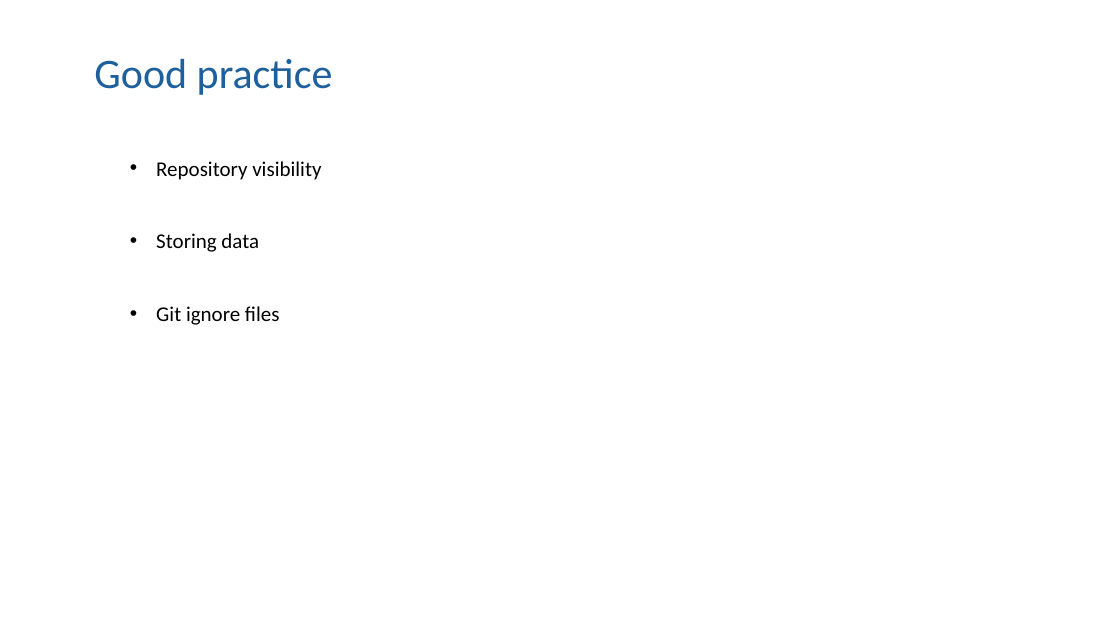
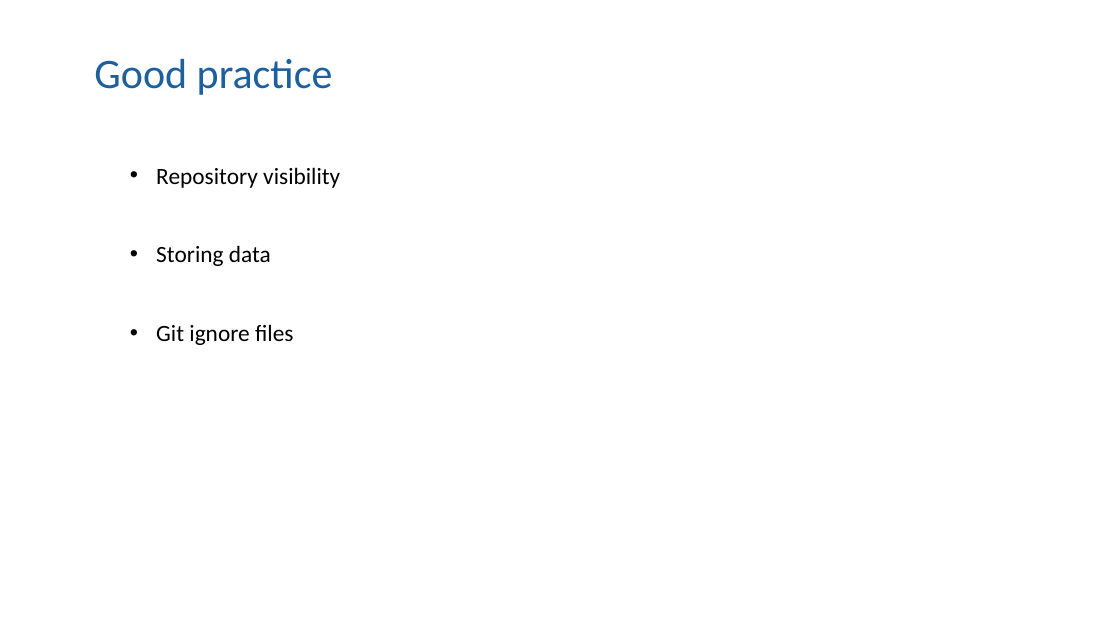
Before and after one commit to moj-analytical-services/intro_to_github_training, a slide deck: slide 36 of GitGitHub slides.pptx (slide 32 before the commit). Drawn at 1120x630 pixels with LibreOffice and Linux fonts; fonts in the diff are those of the drawing. Boxes give left, top, right and bottom in pixels: in the first picture for what was removed or moved away, otherwise in the second. Text is boxed around its words. In the diff, an @@ line names an element or a change of style, - is before the commit and + after.

```diff
--- a/GitGitHub slides.pptx
+++ b/GitGitHub slides.pptx
@@ text "Repository visibility" at [156,167,340,345]: size 18 to 20 pt @@
```
Also in this commit, not shown: 4 other slides changed, 4 slides added.
